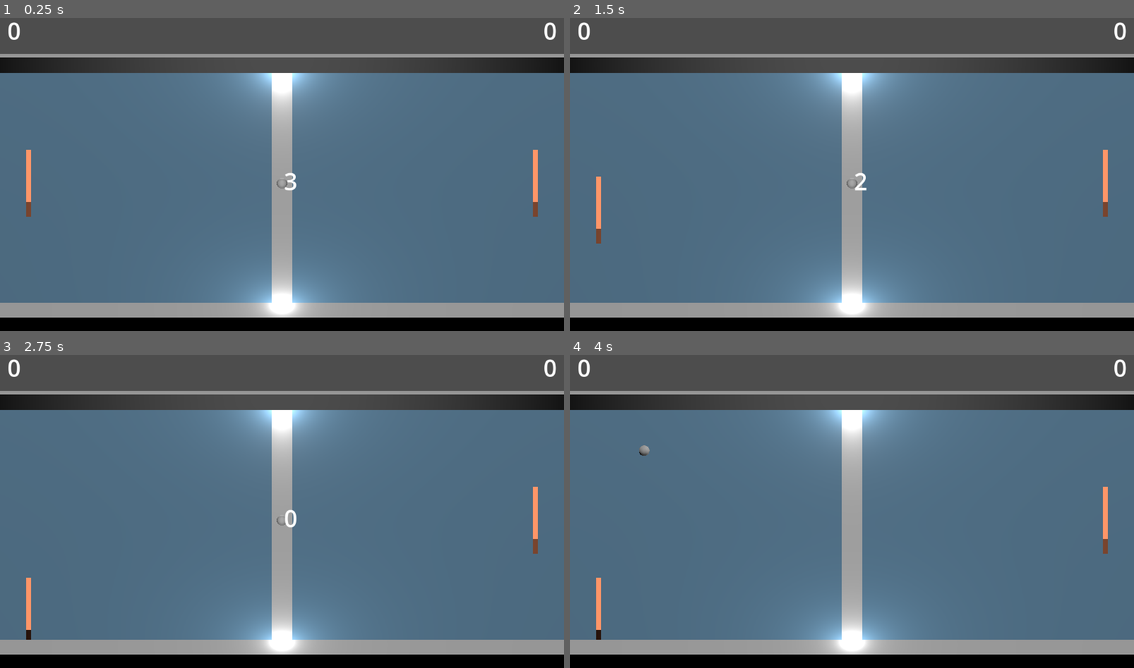
Above: before the commit, frames 1-4 (two rows, left to right).
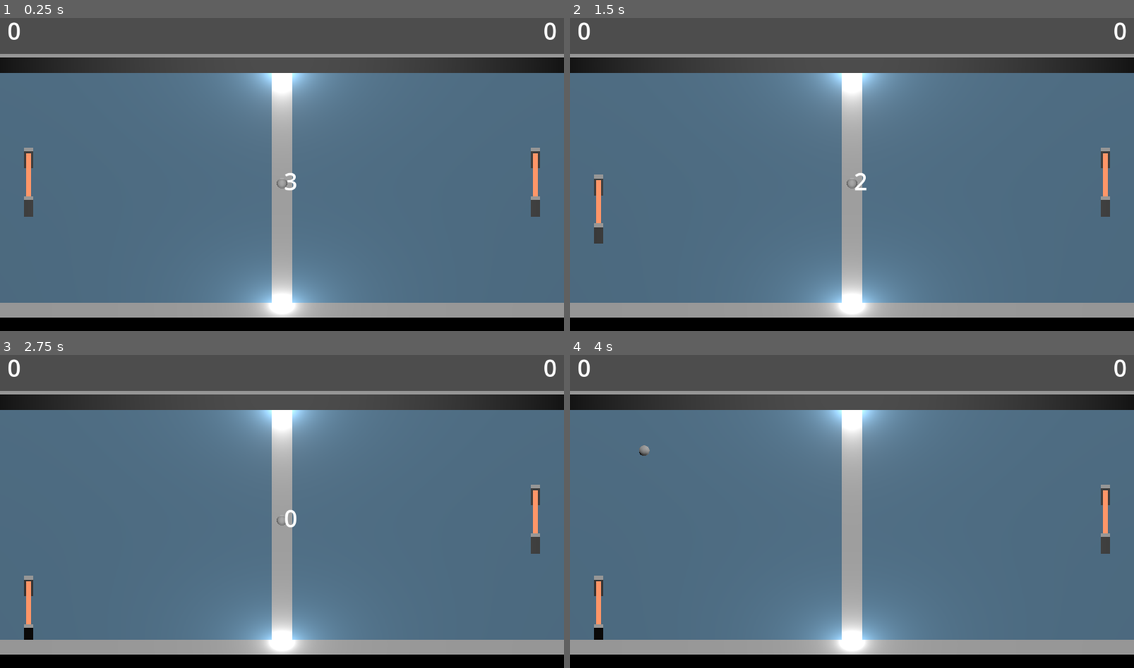
Above: after the commit, the same moments.

Repository: Eryans/godot_pong
Game: Godot game, scene res://scenes/main.tscn
Two runs of this game, one before a commit and one after it. Both use one fixed random seed, a clock stepped at 60 frames per second and the inputs below.
Inputs:
- Up to frame 1 (0.25 s): no input
- Up to frame 2 (1.5 s): tap Enter at 0.5 s; hold Up (ui_up) 0.53-1.28 s; tap Space at 1.25 s; hold S (down) from 1.28 s (still down)
- Up to frame 3 (2.75 s): tap Enter at 2 s; release S (down) at 2.03 s; hold Up (ui_up) from 2.03 s (still down)
- Up to frame 4 (4 s): release Up (ui_up) at 3.53 s; hold S (down) from 3.53 s (still down)

The runs differ from the first frame. In frame 1, 0.3% of the frame differs, in the area x 4-96%, y 41-64%; in frame 2, 0.3%, in the area x 4-96%, y 41-73%; in frame 3, 0.3%; in frame 4, 0.3%.

Commit message:
refactor: 🍱 made paddle a bit fancier !

Diff:
--- a/entities/paddle/paddle.gd
+++ b/entities/paddle/paddle.gd
@@ -4,6 +4,8 @@
 @onready var direction: float = 0;
 @onready var _paddle_mesh: MeshInstance3D = $MeshInstance3D
 @onready var _paddle_collider: CollisionShape3D = $CollisionShape3D
+@onready var _paddle_border_decoration_neg = %PaddleBorderDecorationNeg
+@onready var _paddle_border_decoration_pos = %PaddleBorderDecorationPos
 @onready var _slow_timer: Timer = Timer.new()
 @onready var _shrink_timer: Timer = Timer.new()
 @onready var _grow_timer: Timer = Timer.new()
@@ -34,6 +36,9 @@
 	return _paddle_mesh.get_aabb().size.z;
 
 func _physics_process(_delta: float) -> void:
+	var paddle_decoration_half_width = .124 # size is reduced a tiny bit to hide clipping
+	_paddle_border_decoration_neg.position.z = - get_width() / 2 + paddle_decoration_half_width
+	_paddle_border_decoration_pos.position.z = get_width() / 2 - paddle_decoration_half_width
 	velocity.z += direction * speed;
 	velocity.z *= friction;
 	move_and_slide();
--- a/entities/paddle/paddle.tscn
+++ b/entities/paddle/paddle.tscn
@@ -13,6 +13,9 @@
 resource_local_to_scene = true
 size = Vector3(0.25, 1, 3.5)
 
+[sub_resource type="BoxMesh" id="BoxMesh_d472v"]
+size = Vector3(0.45, 1.25, 0.25)
+
 [node name="Paddle" type="CharacterBody3D"]
 collision_layer = 3
 collision_mask = 3
@@ -24,3 +27,13 @@
 
 [node name="CollisionShape3D" type="CollisionShape3D" parent="."]
 shape = SubResource("BoxShape3D_0sbc1")
+
+[node name="PaddleBorderDecorationNeg" type="MeshInstance3D" parent="."]
+unique_name_in_owner = true
+transform = Transform3D(1, 0, 0, 0, 1, 0, 0, 0, 1, 0, 0, -1.75)
+mesh = SubResource("BoxMesh_d472v")
+
+[node name="PaddleBorderDecorationPos" type="MeshInstance3D" parent="."]
+unique_name_in_owner = true
+transform = Transform3D(1, 0, 0, 0, 1, 0, 0, 0, 1, 0, 0, 1.75)
+mesh = SubResource("BoxMesh_d472v")
Not shown: 1 places in entities/paddle/paddle.tscn that only renumber resources
